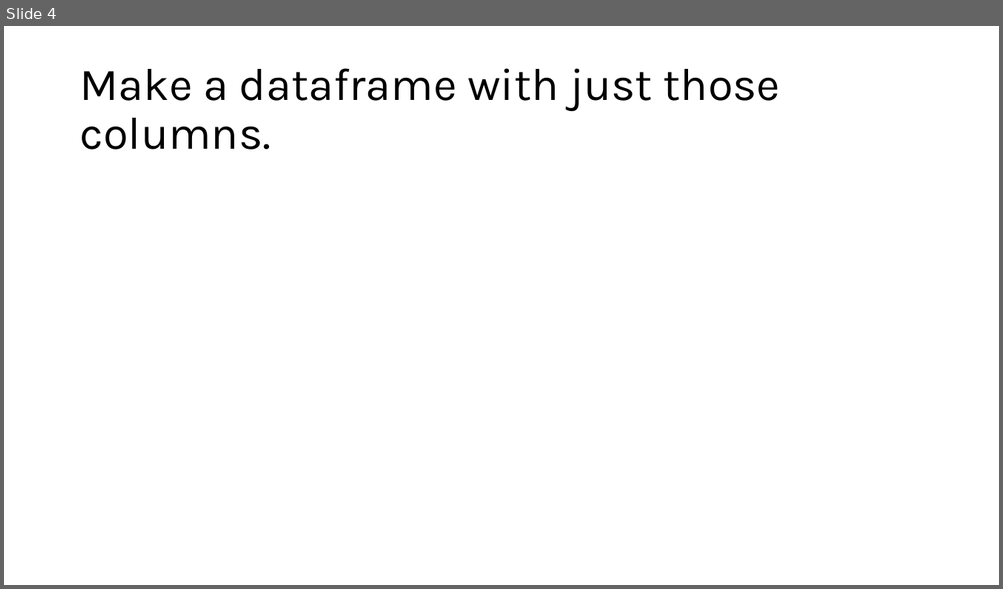
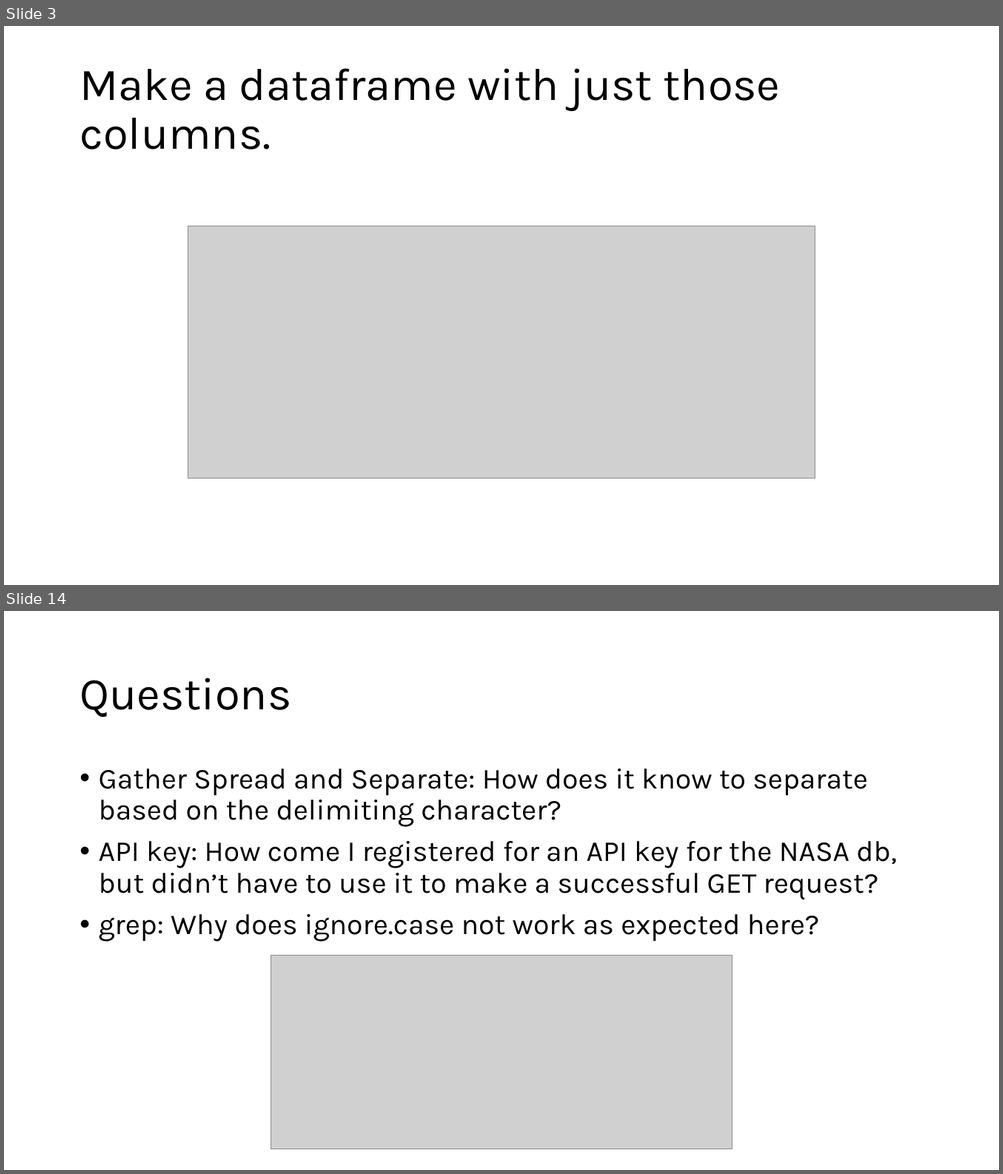
Before and after one commit to Iwestlauer/doing_data_science, a slide deck: Unit 4 Tidyverse/Isabella_Westlauer_FLS_Unit4.pptx. Shown one above the other, each under a label of ours: slide 4 before the commit, slides 3 and 14 after it; the slides between them are not shown. The pictures are 1003x589 and 1003x1174 pixels, drawn with LibreOffice and Linux fonts; fonts in the diff are those of the drawing; grey boxes stand for pictures. Boxes give left, top, right and bottom in pixels: in the first picture for what was removed or moved away, otherwise in the second. Text is boxed around its words. In the diff, an @@ line names an element or a change of style, - is before the commit and + after.

Commit message:
updated NASA API Rmd, and XML Scraping Rmd

```diff
--- a/Unit 4 Tidyverse/Isabella_Westlauer_FLS_Unit4.pptx
+++ b/Unit 4 Tidyverse/Isabella_Westlauer_FLS_Unit4.pptx
@@ slide 14 added at (4, 611, 999, 1170), background #FFFFFF @@
@@ title added at (79, 678, 291, 718), 44 pt, text #000000 @@
+Questions
@@ text added at (99, 769, 896, 942), 28 pt, text #000000 @@
+• Gather Spread and Separate: How does it know to separate based on the delimiting character?
+• API key: How come I registered for an API key for the NASA db, but didn’t have to use it to make a successful GET request?
+• grep: Why does ignore.case not work as expected here?
@@ picture added at (271, 956, 732, 1150) @@
@@ what was slide 4 is now slide 3 @@
@@ slide 3 changed as well @@
@@ picture added at (188, 226, 815, 479) @@
```
Also in this commit, not shown: 3 other slides changed, 9 other slides added, 2 slides removed, 7 other files.
